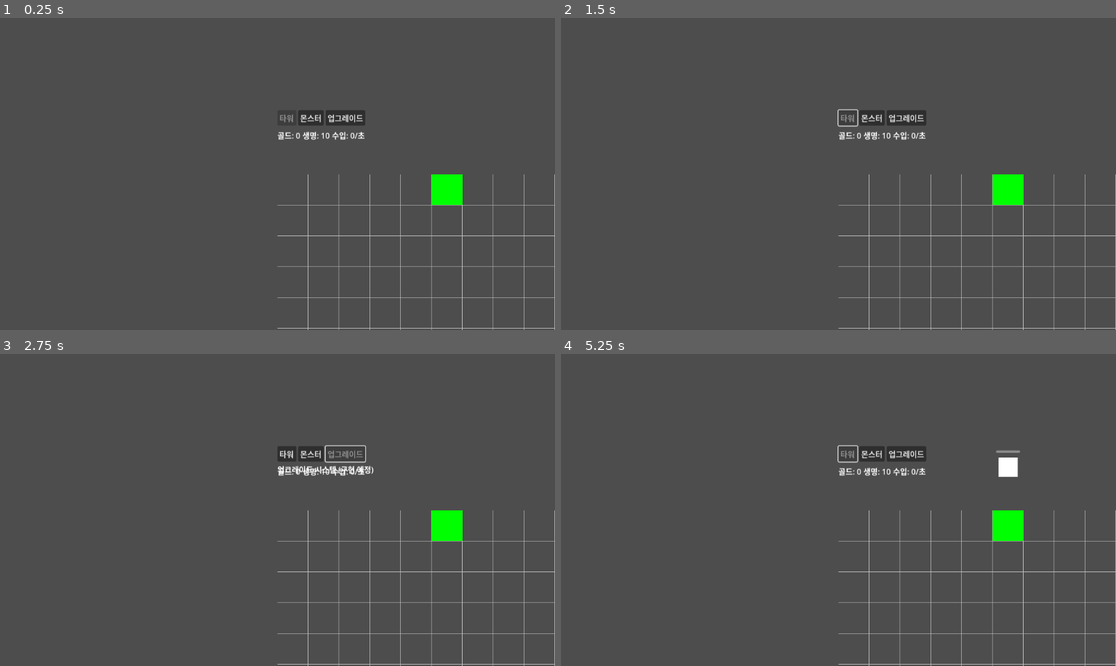
Above: before the commit, frames 1-4 (two rows, left to right).
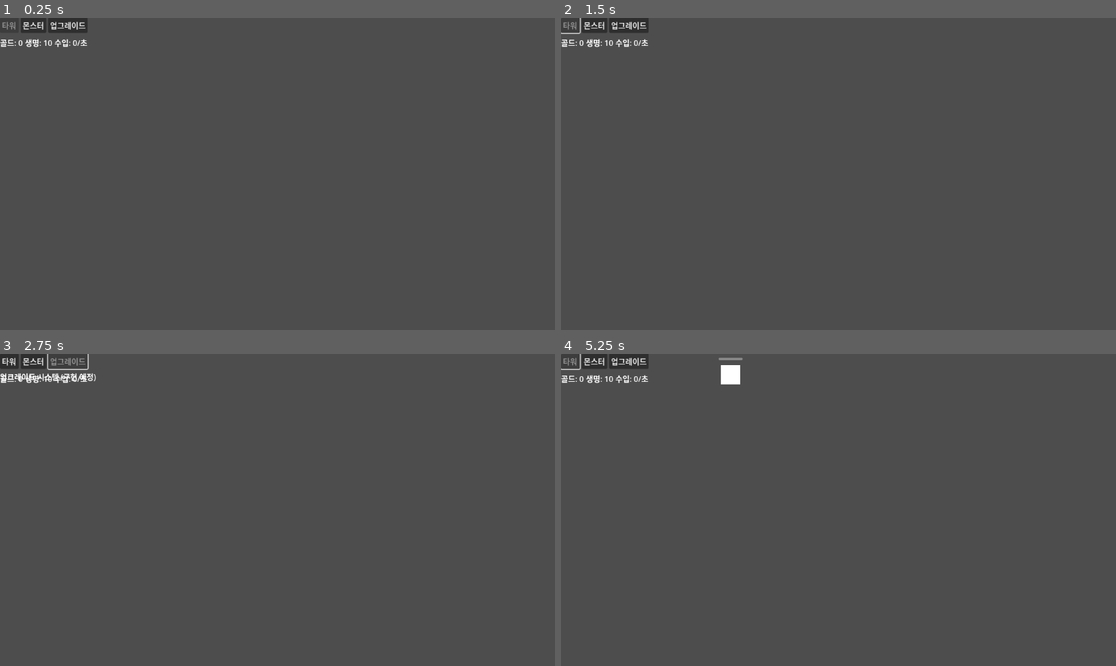
Above: after the commit, the same moments.

Repository: kwonskdev/tower_defence
Game: Godot game, scene res://scenes/main/MainGame.tscn
Two runs of this game, one before a commit and one after it. Both use one fixed random seed, a clock stepped at 60 frames per second and the inputs below.
Inputs:
- Up to frame 1 (0.25 s): no input
- Up to frame 2 (1.5 s): click "몬스터" at 0.5 s; click "타워" at 1.25 s
- Up to frame 3 (2.75 s): click "업그레이드" at 2 s
- Up to frame 4 (5.25 s): click "타워" at 2.75 s; click "Sniper Tower" at 3.5 s; click "Artillery Tower" at 4.25 s; click "Rapid Sniper" at 5 s

The runs differ from the first frame. In frame 1, 3.0% of the frame differs, in the area x 0-100%, y 0-100%; in frame 2, 3.1%; in frame 3, 3.2%; in frame 4, 3.6%.

Commit message:
fix: 그리드 맵 위치와 크기 문제 해결
수정 내용:
- GameField.gd: 불필요한 Camera2D 제거, ScrollContainer 설정 개선
  - anchors_preset = PRESET_FULL_RECT로 전체 화면 대응
  - horizontal_scroll_mode도 AUTO로 변경
  - grid_container로 GridRenderer를 감싸서 올바른 크기 설정

- GridRenderer.gd: 시각적 개선
  - 어두운 회색 배경 추가로 그리드 영역 명확히 표시
  - null 체크 추가로 안정성 향상
  - 그리드 크기 로깅 추가

해결된 문제:
- 맵이 오른쪽 아래에 붙어있던 문제 해결
- 10×50 그리드가 올바른 크기(640×3200)로 표시됨
- 스크롤 가능한 게임 필드 정상 동작

다음 단계: 충돌 감지 및 상호작용 시스템 수정

🤖 Generated with [Claude Code](https://claude.ai/code)

Co-Authored-By: Claude <noreply@anthropic.com>

Diff:
--- a/scripts/ui/GameField.gd
+++ b/scripts/ui/GameField.gd
@@ -19,7 +19,6 @@
 
 func _ready():
 	_setup_scroll_container()
-	_setup_camera()
 	_initialize_systems()
 	_setup_connections()
 
@@ -29,14 +28,10 @@
 	scroll_container = ScrollContainer.new()
 	scroll_container.size_flags_horizontal = Control.SIZE_EXPAND_FILL
 	scroll_container.size_flags_vertical = Control.SIZE_EXPAND_FILL
-	scroll_container.horizontal_scroll_mode = ScrollContainer.SCROLL_MODE_DISABLED
+	scroll_container.horizontal_scroll_mode = ScrollContainer.SCROLL_MODE_AUTO
 	scroll_container.vertical_scroll_mode = ScrollContainer.SCROLL_MODE_AUTO
+	scroll_container.anchors_preset = Control.PRESET_FULL_RECT
 	add_child(scroll_container)
-
-func _setup_camera():
-	camera = Camera2D.new()
-	camera.enabled = true
-	add_child(camera)
 
 func _initialize_systems():
 	grid_system = GridSystem.new()
@@ -50,12 +45,20 @@
 func _setup_grid_renderer():
 	grid_renderer = GridRenderer.new()
 	grid_renderer.grid_system = grid_system
+	grid_renderer.position = Vector2.ZERO
 	grid_renderer.cell_clicked.connect(_on_cell_clicked)
 	grid_renderer.cell_hovered.connect(_on_cell_hovered)
-	scroll_container.add_child(grid_renderer)
-
+
+	# GridRenderer를 감쌀 컨테이너 노드 생성
+	var grid_container = Control.new()
 	var grid_world_size = grid_renderer.get_grid_world_size()
-	scroll_container.custom_minimum_size = grid_world_size
+	grid_container.custom_minimum_size = grid_world_size
+	grid_container.size = grid_world_size
+
+	grid_container.add_child(grid_renderer)
+	scroll_container.add_child(grid_container)
+
+	Logger.ui_log("Grid setup: size=%v, world_size=%v" % [grid_system.get_grid_size(), grid_world_size])
 
 func _setup_connections():
 	grid_system.tower_placed.connect(_on_tower_placed)
--- a/scripts/ui/GridRenderer.gd
+++ b/scripts/ui/GridRenderer.gd
@@ -28,21 +28,30 @@
 	Logger.ui_log("GridRenderer initialized")
 
 func _draw():
+	if grid_system == null:
+		return
+
 	_draw_grid()
 	_draw_cells()
 	_draw_hover_highlight()
 
 func _draw_grid():
+	var grid_size = grid_system.get_grid_size()
+	var total_size = Vector2(grid_size.x * GridSystem.CELL_SIZE, grid_size.y * GridSystem.CELL_SIZE)
+
+	# 배경 그리기
+	draw_rect(Rect2(Vector2.ZERO, total_size), Color(0.1, 0.1, 0.1), true)
+
 	if not show_grid_lines:
 		return
 
-	var grid_size = grid_system.get_grid_size()
-
+	# 세로선 그리기
 	for x in range(grid_size.x + 1):
 		var start_pos = Vector2(x * GridSystem.CELL_SIZE, 0)
 		var end_pos = Vector2(x * GridSystem.CELL_SIZE, grid_size.y * GridSystem.CELL_SIZE)
 		draw_line(start_pos, end_pos, grid_line_color, 1.0)
 
+	# 가로선 그리기
 	for y in range(grid_size.y + 1):
 		var start_pos = Vector2(0, y * GridSystem.CELL_SIZE)
 		var end_pos = Vector2(grid_size.x * GridSystem.CELL_SIZE, y * GridSystem.CELL_SIZE)
